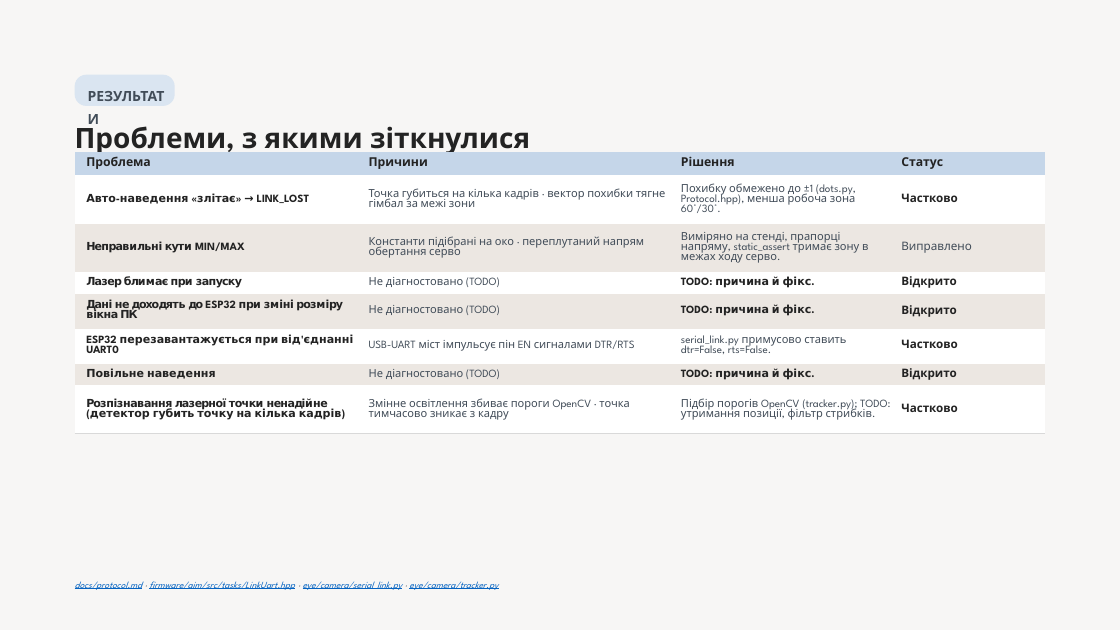
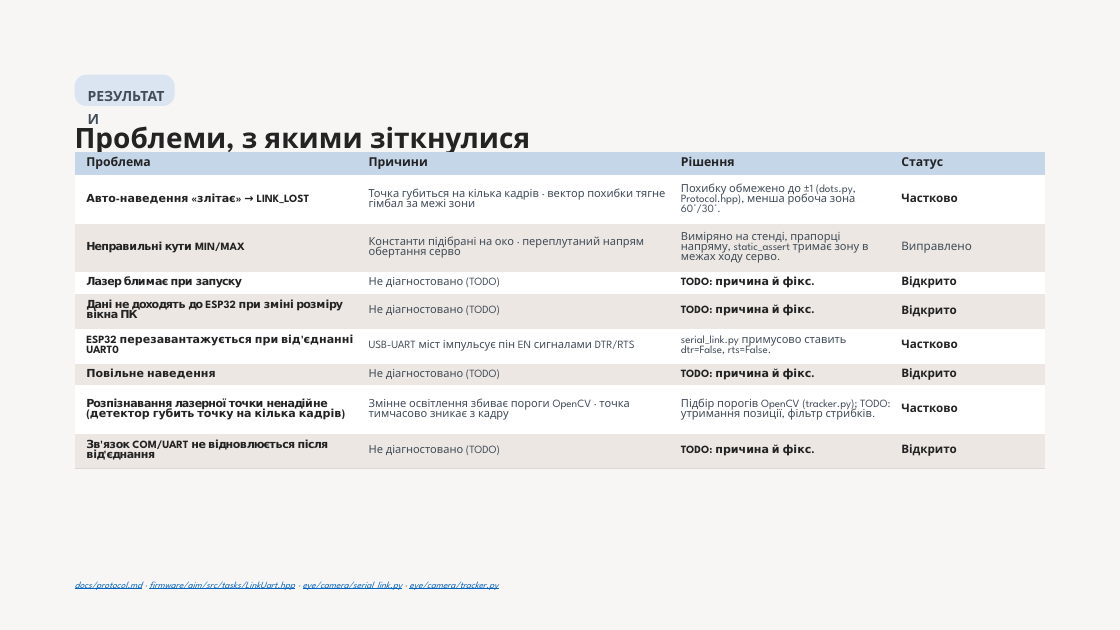
Before and after one commit to melnikvitaly/workshops, a slide deck: slide 9 of workshop-7-final_project/docs/assestment/presentation/Laser Gimbal with Camera Tracking on ESP32-S3.pptx. Drawn at 1120x630 pixels with LibreOffice and Linux fonts; fonts in the diff are those of the drawing. Boxes give left, top, right and bottom in pixels: in the first picture for what was removed or moved away, otherwise in the second. Text is boxed around its words. In the diff, an @@ line names an element or a change of style, - is before the commit and + after.

Commit message:
WIP

```diff
--- a/workshop-7-final_project/docs/assestment/presentation/Laser Gimbal with Camera Tracking on ESP32-S3.pptx
+++ b/workshop-7-final_project/docs/assestment/presentation/Laser Gimbal with Camera Tracking on ESP32-S3.pptx
@@ table at bbox=[75, 151, 1045, 469] @@
+row 9: Зв'язок COM/UART не відновлюється після від'єднання | Не діагностовано (TODO) | TODO: причина й фікс. | Відкрито
```
